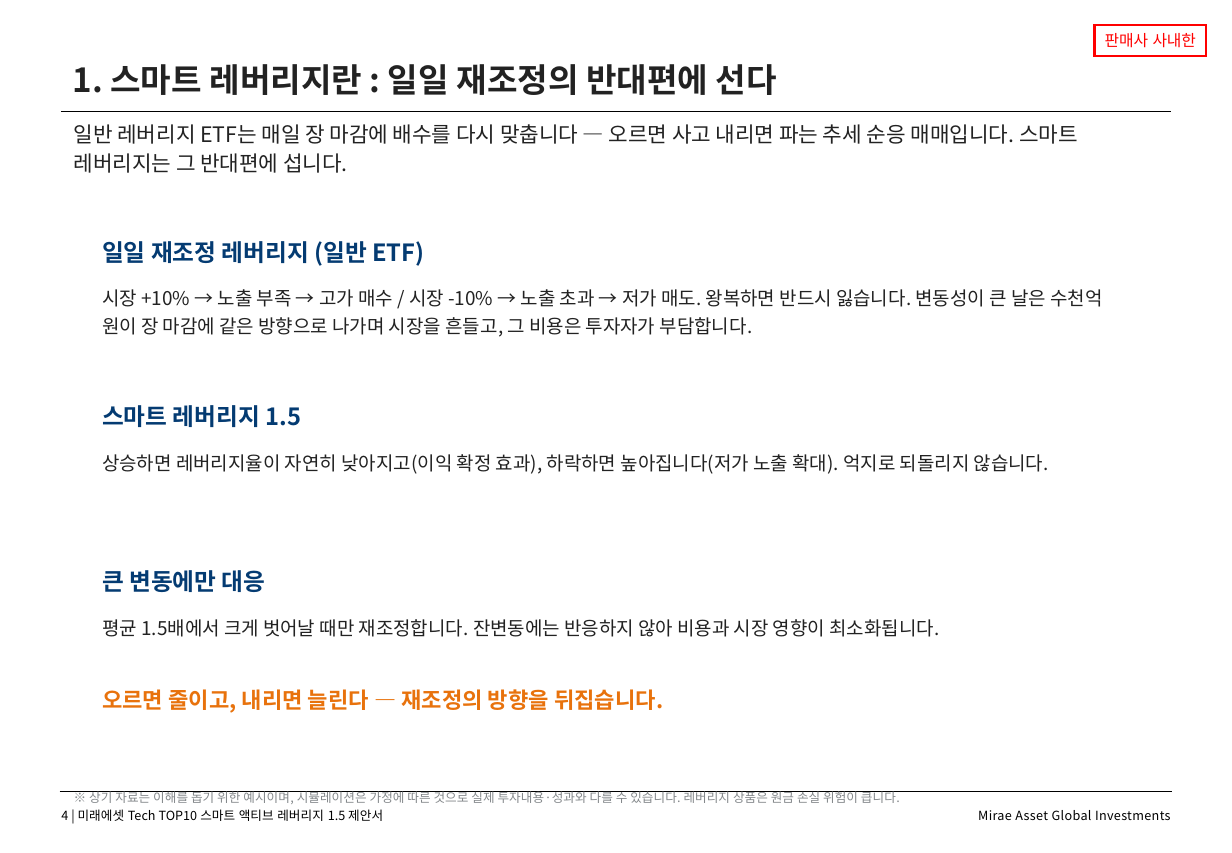
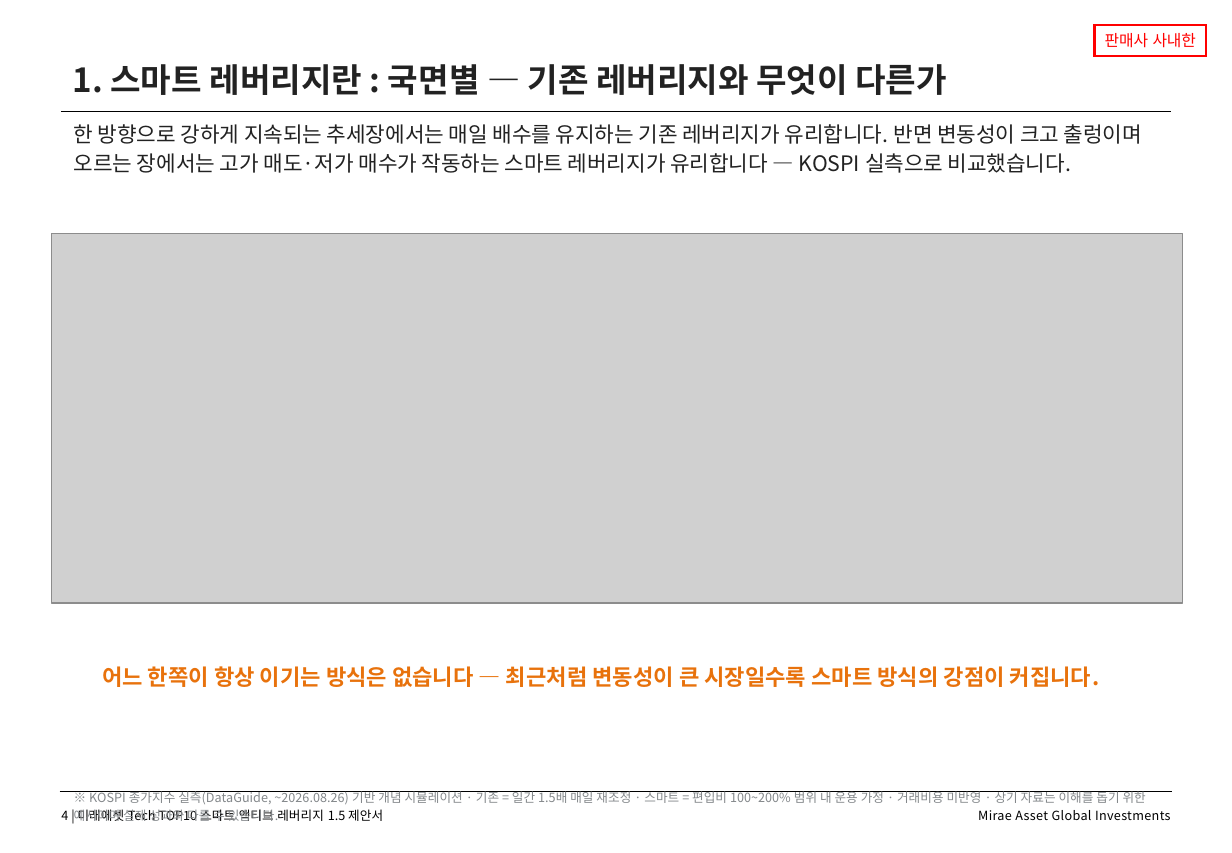
Before and after one commit to gamer383-bit/Volatility-Fund, a slide deck: slide 4 of 제안서/Tech_TOP10_스마트액티브레버리지15_v1_20260812.pptx. Drawn at 1232x853 pixels with LibreOffice and Linux fonts; fonts in the diff are those of the drawing; grey boxes stand for pictures. Boxes give left, top, right and bottom in pixels: in the first picture for what was removed or moved away, otherwise in the second. Text is boxed around its words. In the diff, an @@ line names an element or a change of style, - is before the commit and + after.

```diff
--- a/제안서/Tech_TOP10_스마트액티브레버리지15_v1_20260812.pptx
+++ b/제안서/Tech_TOP10_스마트액티브레버리지15_v1_20260812.pptx
@@ text at [73, 64, 947, 95]: text changed @@
-1. 스마트 레버리지란 : 일일 재조정의 반대편에 선다
+1. 스마트 레버리지란 : 국면별 — 기존 레버리지와 무엇이 다른가
@@ text at [74, 124, 1142, 173]: text changed @@
-일반 레버리지 ETF는 매일 장 마감에 배수를 다시 맞춥니다 — 오르면 사고 내리면 파는 추세 순응 매매입니다. 스마트 레버리지는 그 반대편에 섭니다.
+한 방향으로 강하게 지속되는 추세장에서는 매일 배수를 유지하는 기존 레버리지가 유리합니다. 반면 변동성이 크고 출렁이며 오르는 장에서는 고가 매도·저가 매수가 작동하는 스마트 레버리지가 유리합니다 — KOSPI 실측으로 비교했습니다.
@@ picture added at [51, 233, 1183, 603] @@
@@ text removed at [102, 241, 424, 266] @@
-일일 재조정 레버리지 (일반 ETF)
@@ text removed at [102, 405, 301, 427] @@
-스마트 레버리지 1.5
@@ text removed at [102, 454, 1049, 474] @@
-상승하면 레버리지율이 자연히 낮아지고(이익 확정 효과), 하락하면 높아집니다(저가 노출 확대). 억지로 되돌리지 않습니다.
@@ text removed at [102, 570, 266, 592] @@
-큰 변동에만 대응
@@ text removed at [102, 619, 939, 637] @@
-평균 1.5배에서 크게 벗어날 때만 재조정합니다. 잔변동에는 반응하지 않아 비용과 시장 영향이 최소화됩니다.
@@ text at [102, 666, 1100, 687]: text changed; size 12 to 14 pt; text colour #222222 to #E8720C; bold on @@
-시장 +10% → 노출 부족 → 고가 매수 / 시장 -10% → 노출 초과 → 저가 매도. 왕복하면 반드시 잃습니다. 변동성이 큰 날은 수천억 원이 장 마감에 같은 방향으로 나가며 시장을 흔들고, 그 비용은 투자자가 부담합니다.
+어느 한쪽이 항상 이기는 방식은 없습니다 — 최근처럼 변동성이 큰 시장일수록 스마트 방식의 강점이 커집니다.
@@ text removed at [102, 689, 664, 713] @@
-오르면 줄이고, 내리면 늘린다 — 재조정의 방향을 뒤집습니다.
@@ text at [74, 791, 1146, 821]: text changed @@
-※ 상기 자료는 이해를 돕기 위한 예시이며, 시뮬레이션은 가정에 따른 것으로 실제 투자내용·성과와 다를 수 있습니다. 레버리지 상품은 원금 손실 위험이 큽니다.
+※ KOSPI 종가지수 실측(DataGuide, ~2026.08.26) 기반 개념 시뮬레이션 · 기존 = 일간 1.5배 매일 재조정 · 스마트 = 편입비 100~200% 범위 내 운용 가정 · 거래비용 미반영 · 상기 자료는 이해를 돕기 위한 예시이며 실제 성과와 다를 수 있습니다.
```
Also in this commit, not shown: 1 other slide changed, 2 other files.
